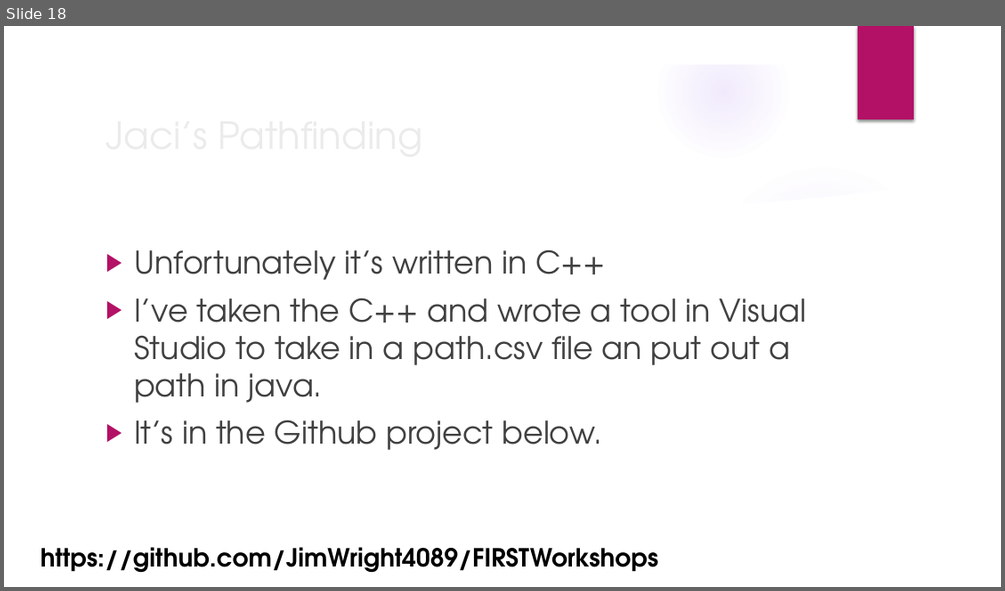
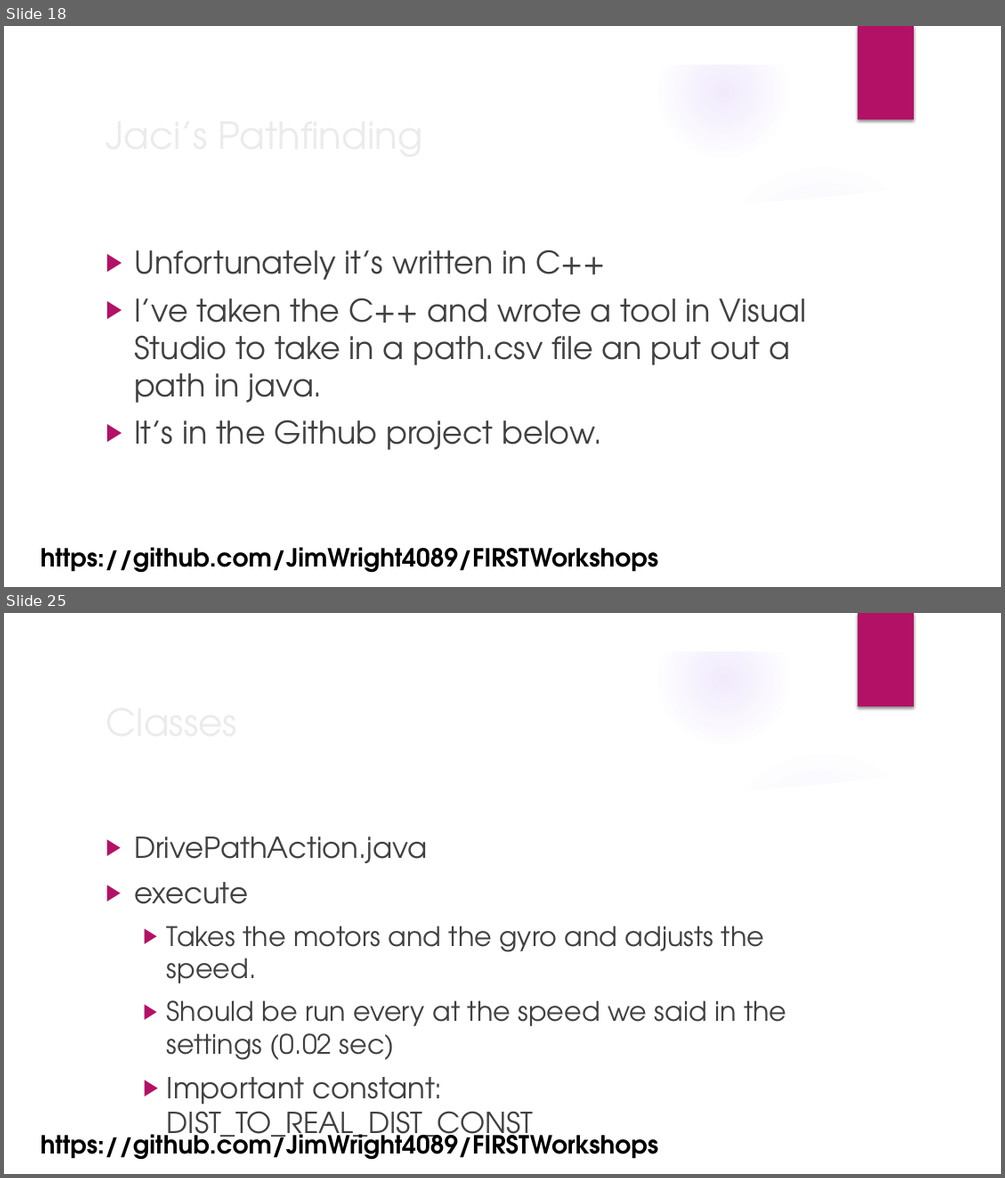
Before and after one commit to JimWright4089/FIRSTWorkshops, a slide deck: FTC/2018/Advanced FTC Code.pptx. Shown one above the other, each under a label of ours: slide 18 before the commit, slides 18 and 25 after it; the slides between them are not shown. The pictures are 1005x591 and 1005x1178 pixels, drawn with LibreOffice and Linux fonts; fonts in the diff are those of the drawing; background and template pictures are left out. Boxes give left, top, right and bottom in pixels: in the first picture for what was removed or moved away, otherwise in the second. Text is boxed around its words. In the diff, an @@ line names an element or a change of style, - is before the commit and + after.

```diff
--- a/FTC/2018/Advanced FTC Code.pptx
+++ b/FTC/2018/Advanced FTC Code.pptx
@@ slide 25 added at [4, 613, 1001, 1174], background picture (left out); not listed: 9 template elements that a slide beside it also shows @@
@@ title added at [98, 692, 815, 750], 36 pt, text #EBEBEB @@
+Classes
@@ text added at [134, 836, 786, 1147], 25.9 pt, text #404040 @@
+▶ DrivePathAction.java
+▶ execute
+  ▶ Takes the motors and the gyro and adjusts the speed.
+  ▶ Should be run every at the speed we said in the settings (0.02 sec)
+  ▶ Important constant: DIST_TO_REAL_DIST_CONST
@@ text added at [40, 1126, 658, 1159], 24 pt, text #000000, bold @@
+https://github.com/JimWright4089/FIRSTWorkshops
```
Also in this commit, not shown: 2 slides changed, 7 other slides added.
